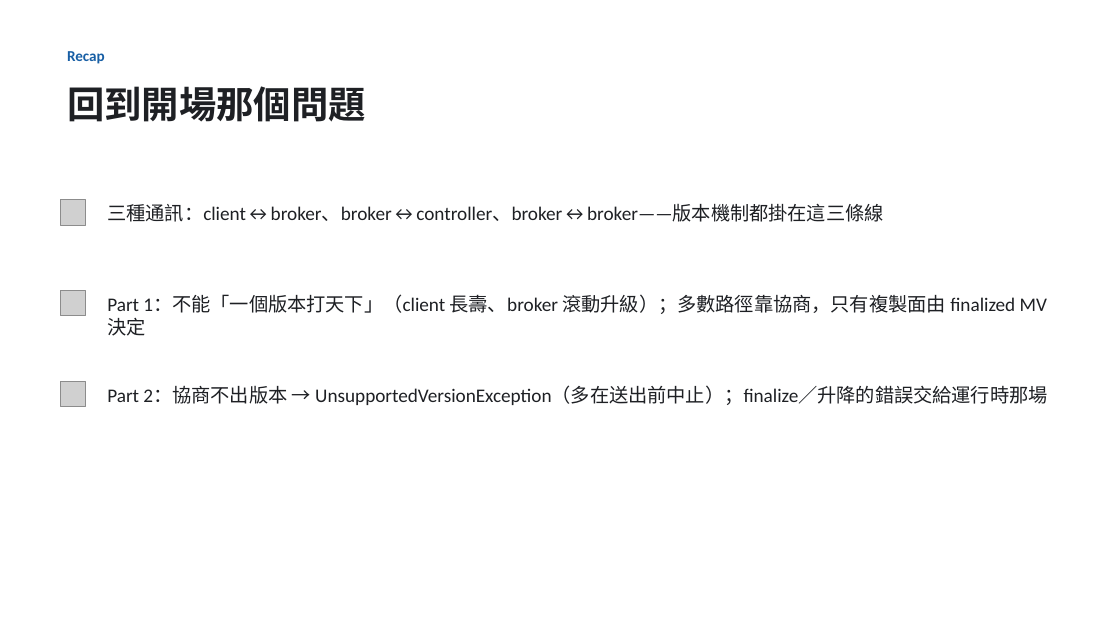
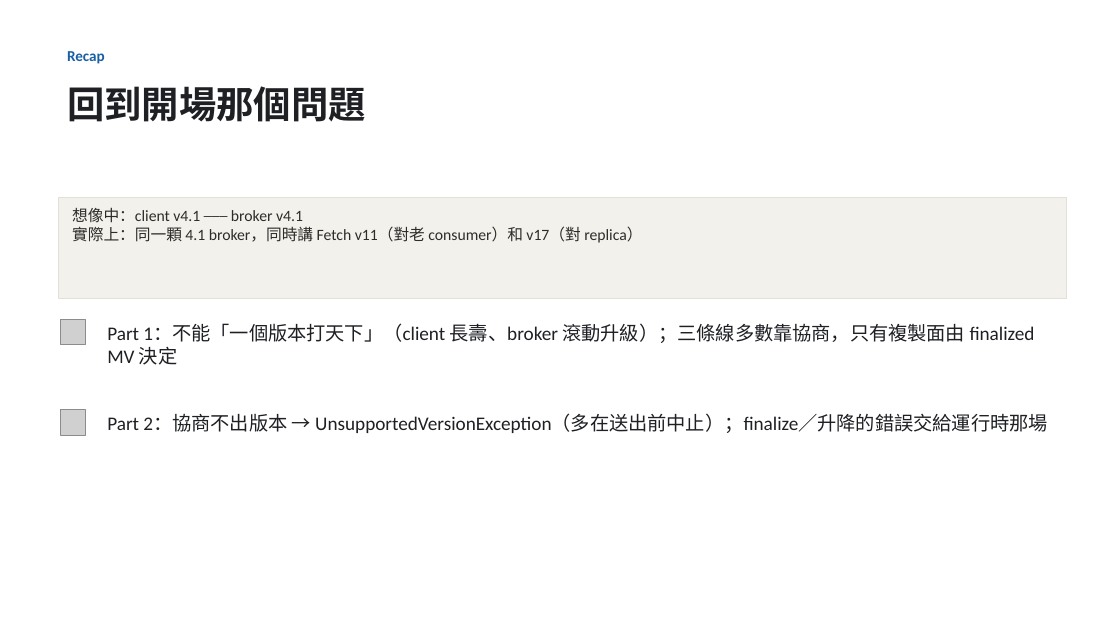
Before and after one commit to unknowntpo/kafka, a slide deck: slide 15 of study/version-control/kafka-version-negotiation.pptx (slide 14 before the commit). Drawn at 1120x630 pixels with LibreOffice and Linux fonts; fonts in the diff are those of the drawing; grey boxes stand for pictures. Boxes give left, top, right and bottom in pixels: in the first picture for what was removed or moved away, otherwise in the second. Text is boxed around its words. In the diff, an @@ line names an element or a change of style, - is before the commit and + after.

```diff
--- a/study/version-control/kafka-version-negotiation.pptx
+++ b/study/version-control/kafka-version-negotiation.pptx
@@ rectangle added at (59,197,1067,298), fill #F3F1EC, outline #E3E0D8 0.5 pt, 13.5 pt, text #2C2C2A @@
+想像中：client v4.1 ─── broker v4.1
+實際上：同一顆 4.1 broker，同時講 Fetch v11（對老 consumer）和 v17（對 replica）
@@ picture removed at (60,200,86,225) @@
@@ text removed at (107,204,883,222) @@
-三種通訊：client↔broker、broker↔controller、broker↔broker——版本機制都掛在這三條線
@@ text at (107,323,1035,365): text changed @@
-Part 1：不能「一個版本打天下」（client 長壽、broker 滾動升級）；多數路徑靠協商，只有複製面由 finalized MV 決定
+Part 1：不能「一個版本打天下」（client 長壽、broker 滾動升級）；三條線多數靠協商，只有複製面由 finalized MV 決定
@@ 2 pictures, 1 text: place and size @@
-2 pictures, 1 text at (60,291,1047,407)
+2 pictures, 1 text at (60,319,1048,435)
```
Also in this commit, not shown: 3 other slides changed, 2 slides added, 1 slide removed, 3 other files.
